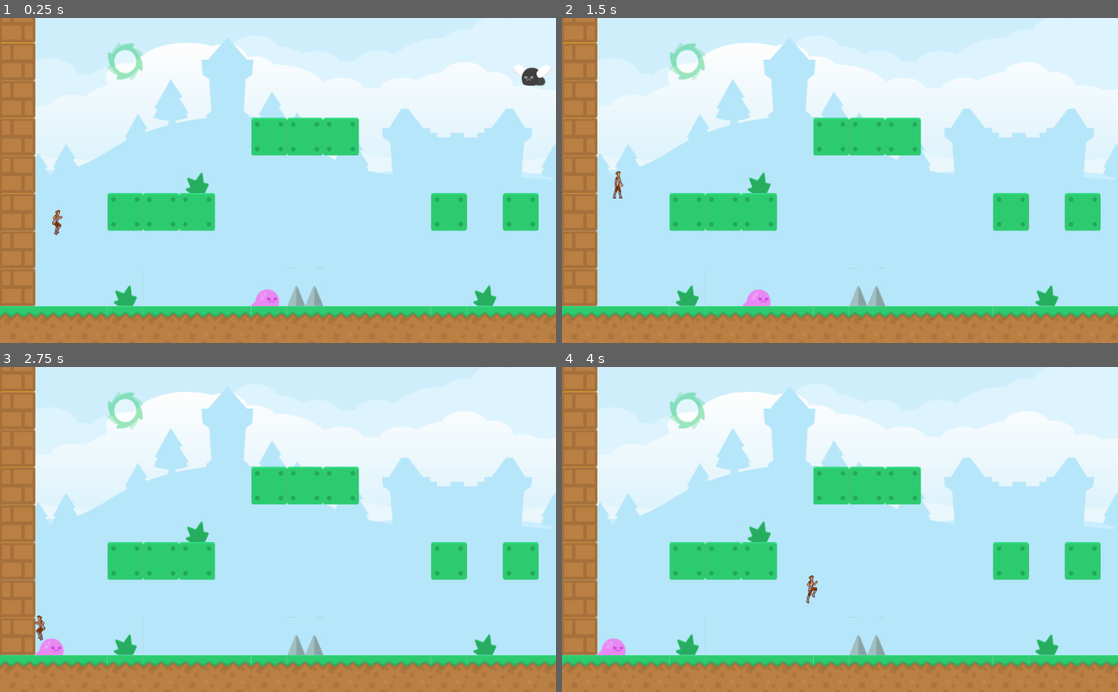
Above: before the commit, frames 1-4 (two rows, left to right).
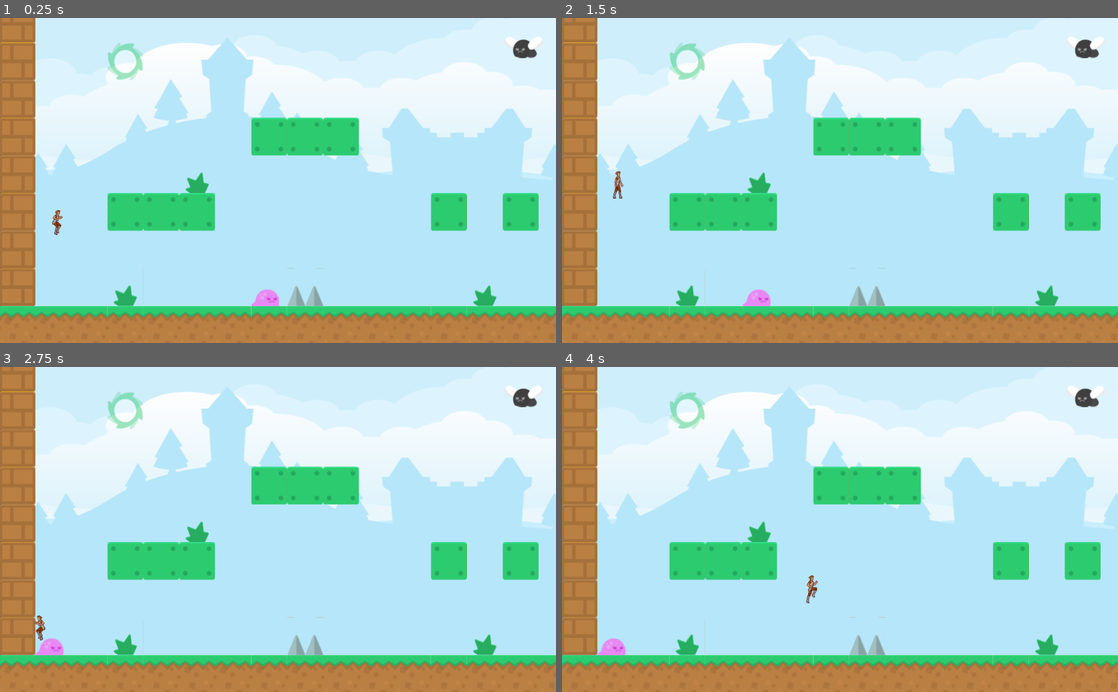
Above: after the commit, the same moments.

Repository: gabgabgab21/04-2D-Platformer
Game: Godot game, scene res://Levels/Level1.tscn
Same seed, same stepped clock (60 frames per second), same inputs: the game is played once before the commit and once after it.
Inputs:
- Up to frame 1 (0.25 s): no input
- Up to frame 2 (1.5 s): hold D (right) from 0.53 s (still down); tap W (jump) at 0.77 s
- Up to frame 3 (2.75 s): tap W (jump) at 1.52 s; release D (right) at 2.03 s; hold A (left) from 2.03 s (still down)
- Up to frame 4 (4 s): release A (left) at 2.78 s; hold D (right) from 2.78 s (still down); tap W (jump) at 3.02, 3.77 s; tap Enter at 3.5 s

The runs differ from the first frame. In frame 1, 0.5% of the frame differs, in the area x 91-99%, y 5-21%; in frame 2, 0.3%; in frame 3, 0.3%; in frame 4, 0.3%.
Error before the commit: Invalid get index 'global_position' (on base: 'previously freed instance'). (res://Enemy/Enemy_Flying.gd:12)
Error after the commit: Invalid get index 'position' (on base: 'previously freed instance'). (res://Enemy/Enemy_Flying.gd:13)

Commit message:
completes excercise

Diff:
--- a/Enemy/Enemy_Flying.gd
+++ b/Enemy/Enemy_Flying.gd
@@ -4,15 +4,21 @@
 onready var ray = $RayCast2D
 export var speed = 250
 export var looking_speed = 100
+export var damage = 10
 
 func _physics_process(_delta):
 	if player == null:
 		player = get_node_or_null("/root/Game/Player_Container/Player")
 	else:
-		ray.cast_to = ray.to_local(player.global_position)
+		ray.cast_to = ray.to_local(player.position)
 		var c = ray.get_collider()
 		if c:
 			var velocity = ray.cast_to.normalized()*looking_speed
 			if c.name == "Player":
 				velocity = ray.cast_to.normalized()*speed
 			move_and_slide(velocity, Vector2(0,0))
+
+
+func _on_Area2D_body_entered(body):
+	if body.name == "Player":
+		body.do_damage(damage)
--- a/Levels/Level1.tscn
+++ b/Levels/Level1.tscn
@@ -336,3 +336,5 @@
 drag_margin_right = 0.1
 drag_margin_bottom = 0.1
 script = ExtResource( 3 )
+
+[connection signal="body_entered" from="Enemy_Container/Enemy_Flying/Area2D" to="Enemy_Container/Enemy_Flying" method="_on_Area2D_body_entered"]
